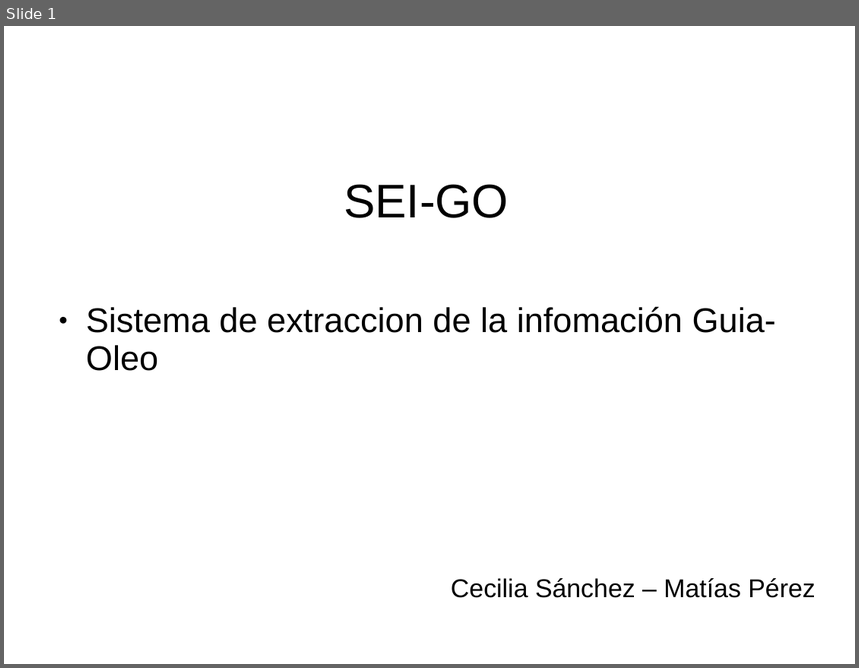
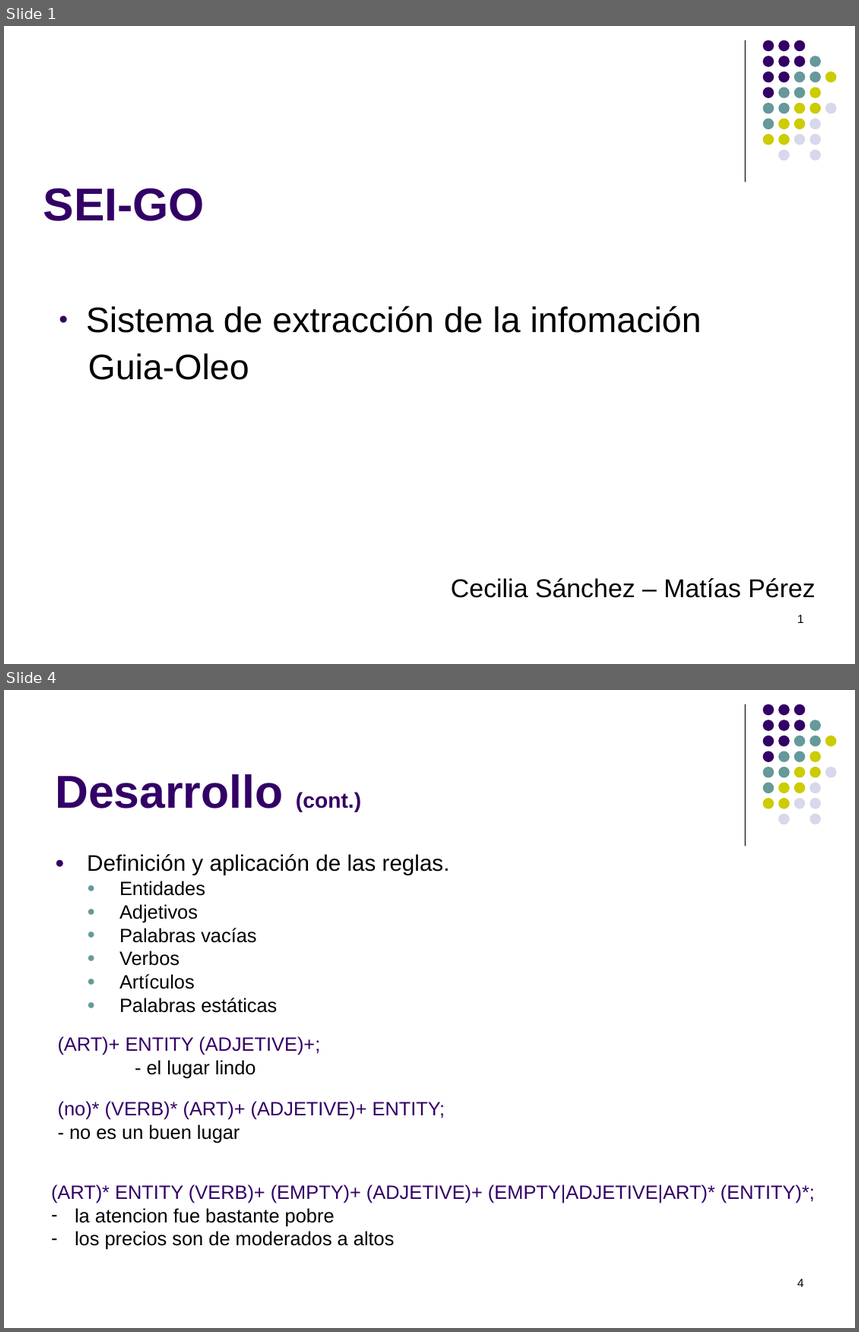
Before and after one commit to Maturuleco/ia2010primercuat, a slide deck: Presentacion/presentacion_final.ppt. Shown one above the other, each under a label of ours: slide 1 before the commit, slides 1 and 4 after it; the slides between them are not shown. The pictures are 859x668 and 859x1332 pixels, drawn with LibreOffice and Linux fonts; fonts in the diff are those of the drawing. Boxes give left, top, right and bottom in pixels: in the first picture for what was removed or moved away, otherwise in the second. Text is boxed around its words. In the diff, an @@ line names an element or a change of style, - is before the commit and + after.

Commit message:
cambios de vista y algunos comentarios mas de ejemplo, desarrollo tambien cambio

```diff
--- a/Presentacion/presentacion_final.ppt
+++ b/Presentacion/presentacion_final.ppt
@@ slide 4 added at [4, 690, 855, 1328], background #FFFFFF; not listed: 32 template elements that a slide beside it also shows @@
@@ title added at [55, 774, 361, 812], 43 pt, text #330066, bold @@
+Desarrollo (cont.)
@@ text added at [87, 854, 450, 1013], 18 pt, text #000000 @@
+● Definición y aplicación de las reglas.
+  ● Entidades
+  ● Adjetivos
+  ● Palabras vacías
+  ● Verbos
+  ● Artículos
+  ● Palabras estáticas
@@ text added at [58, 1037, 320, 1078], 18 pt, text #330066 @@
+(ART)+ ENTITY (ADJETIVE)+;
+- el lugar lindo
@@ text added at [58, 1101, 446, 1143], 18 pt, text #330066 @@
+(no)* (VERB)* (ART)+ (ADJETIVE)+ ENTITY;
+- no es un buen lugar
@@ text added at [51, 1185, 815, 1250], 18 pt, text #330066 @@
+(ART)* ENTITY (VERB)+ (EMPTY)+ (ADJETIVE)+ (EMPTY|ADJETIVE|ART)* (ENTITY)*;
+– la atencion fue bastante pobre
+– los precios son de moderados a altos
@@ page number added at [797, 1279, 804, 1287], 11 pt, text #000000 @@
+4
@@ slide 1 changed as well @@
@@ line added from (746, 40) to (746, 182), #000000 0.74 pt @@
@@ title "SEI-GO" at [44, 188, 205, 221]: size 44 to 43 pt, text colour #000000 to #330066, bold on; alignment centre to left; line spacing 0.93 to 1 @@
@@ group added at [763, 40, 837, 161]: 31 ellipses @@
@@ text at [86, 306, 702, 380]: text changed; size 32 to 33 pt @@
-● Sistema de extraccion de la infomación Guia-Oleo
+● Sistema de extracción de la infomación
+Guia-Oleo
@@ page number added at [797, 615, 804, 623], 11 pt, text #000000 @@
+1
```
Also in this commit, not shown: 1 other slide changed, 11 other slides added, 3 slides removed.
